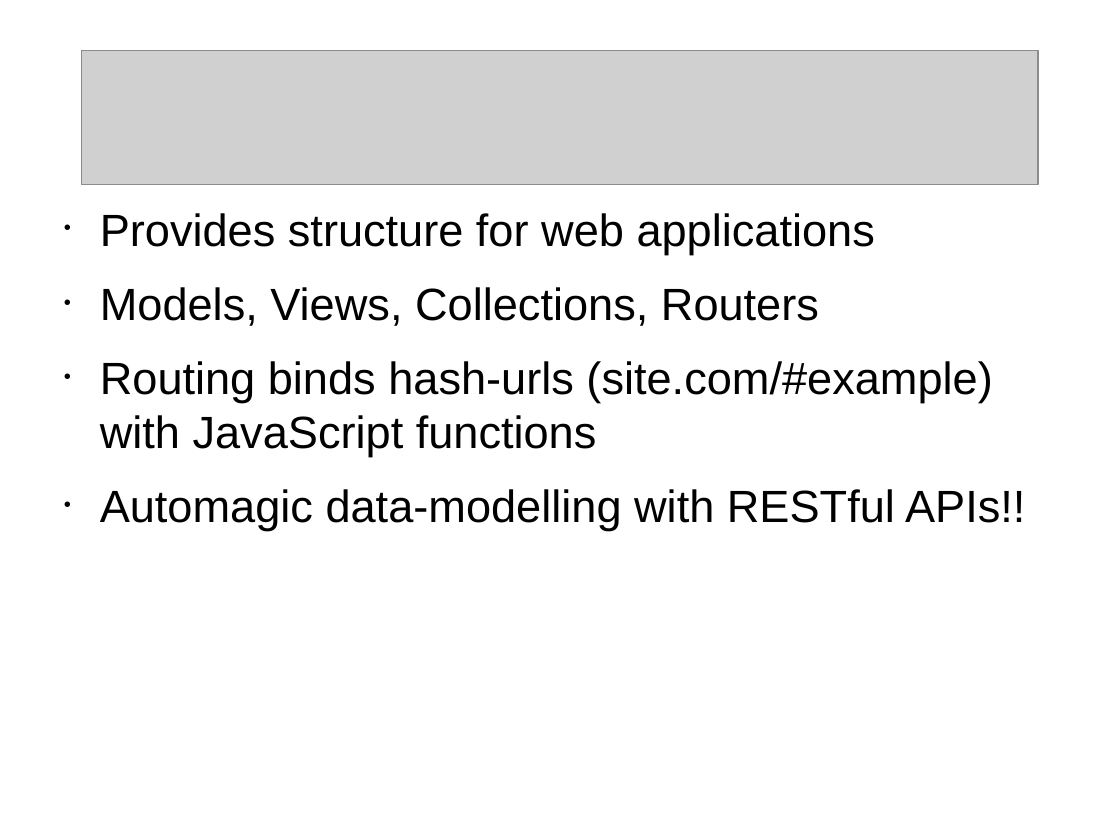
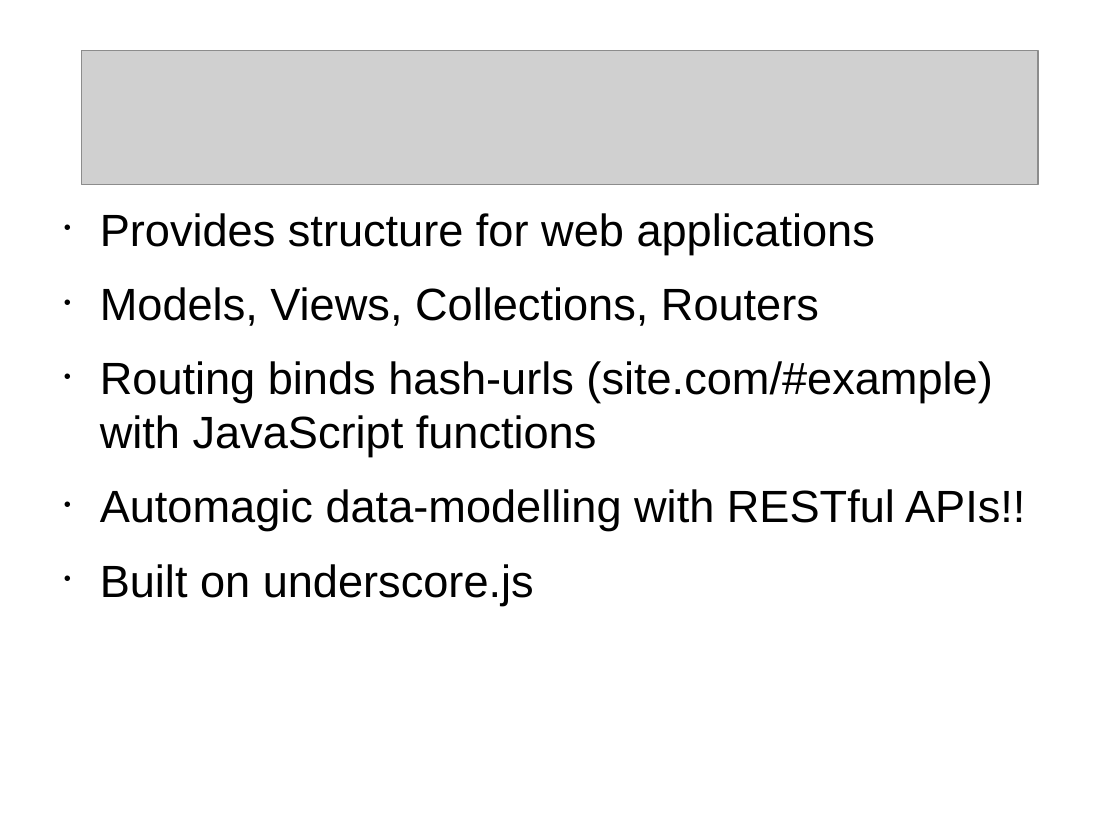
Before and after one commit to speakingcode/pres-soa-flask-backbone, a slide deck: slide 25 of soa-python-flask-backbonejs.odp. Drawn at 1120x840 pixels with LibreOffice and Linux fonts; fonts in the diff are those of the drawing; grey boxes stand for pictures. Boxes give left, top, right and bottom in pixels: in the first picture for what was removed or moved away, otherwise in the second. Text is boxed around its words. In the diff, an @@ line names an element or a change of style, - is before the commit and + after.

```diff
--- a/soa-python-flask-backbonejs.odp
+++ b/soa-python-flask-backbonejs.odp
@@ text at [100,564,534,605]: paragraph added @@
+• Built on underscore.js
```
Also in this commit, not shown: 3 slides added.
